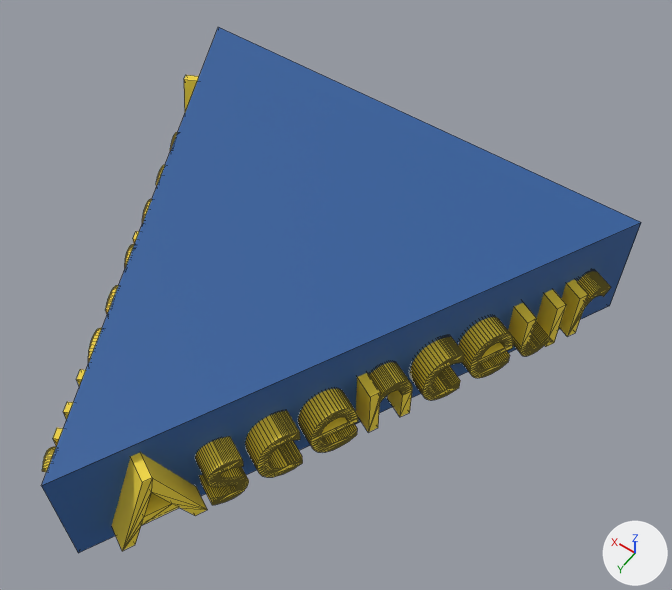
One commit to the FBX model ENSISAR/app/sampledata/models/Ascenseur.fbx: the scene before it, then after it.
Rendered twice from a camera (50 mm lens) standing at (-0.489, 0.589, 0.91) and looking at (-0.099, 0.042, 0.051). Lighting does not change. The marker at lower right points along +X, +Y and +Z. Mesh edges are drawn as thin lines. Where no turn or scale is listed for an object, it has been applied to the vertices.

Before the edit, the objects in view are built like this:
```python
me_cube = bpy.data.meshes.new('Cube')
me_cube.from_pydata([(0.317, 0.0, -0.079), (-0.317, 0.0, -0.079), (0.0, 0.634, 0.079), (0.317, 0.0, 0.079), (-0.317, 0.0, 0.079), (0.0, 0.634, -0.079)], [], [(1, 5, 0), (3, 0, 5, 2), (0, 3, 4, 1), (2, 5, 1, 4), (4, 3, 2)])
me_cube.materials.append(mat_material)  # blue #2c5c9a
me_text = bpy.data.meshes.new('Text')
me_text.from_pydata(...)  # 1414 vertices, 2097 faces; spans x 0.0..4.28, y -0.01..0.69, z -0.25..0.0
me_text.materials.append(mat_material_001)  # yellow #f5d93a
me_text_001 = bpy.data.meshes.new('Text.001')
me_text_001.from_pydata(...)  # 1414 vertices, 2097 faces; spans x 0.0..4.28, y -0.01..0.69, z -0.25..0.0
me_text_001.materials.append(mat_material_001)  # yellow #f5d93a
ob_cube = bpy.data.objects.new('Cube', me_cube)
ob_cube.location = (-0.036, -0.208, 0.036)
ob_text = bpy.data.objects.new('Text', me_text)
ob_text.location = (0.284, -0.156, -0.018)
ob_text.rotation_euler = (1.571, 0.0, 2.025)  # degrees (90, 0, 116)
ob_text.scale = (0.145, 0.169, 0.164)
ob_text_001 = bpy.data.objects.new('Text.001', me_text_001)
ob_text_001.location = (-0.083, 0.402, -0.018)
ob_text_001.rotation_euler = (1.571, 0.0, -2.025)  # degrees (90, 0, -116)
ob_text_001.scale = (0.145, 0.169, 0.169)
```
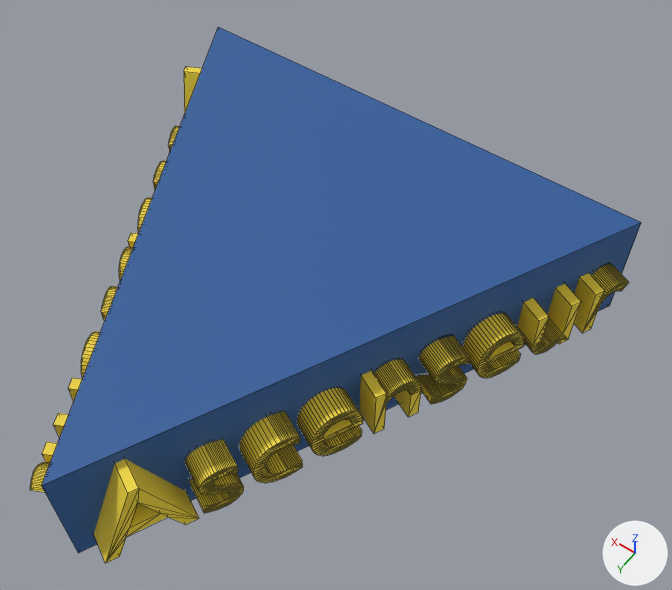
Pixel boxes (x1, y1, x2, y2) of what changed, in the pictures (672 x 590 px; the box of a moved part takes in the faces that stretch with it):
'Text.001', reshaped, moved, rescaled (7% wider, 7% taller): before (112, 271, 611, 551); after (94, 264, 629, 563)
'Text', reshaped, moved, rescaled (9% wider, 7% taller): before (42, 75, 199, 472); after (30, 67, 202, 492)
part 1 of me_text, moved or reshaped: before (42, 285, 118, 472); after (30, 286, 118, 492)
part 2 of me_text_001, moved or reshaped: before (410, 271, 611, 400); after (417, 264, 629, 404)

The edits, one by one:
me_text is used by ob_text; location (0.284, -0.156, -0.018); rotation (1.571, 0.0, 2.025), in degrees (90, 0, 116); scale (0.145, 0.169, 0.164).
me_text had 1414 vertices, 2097 faces and spanned x 0.0..4.28, y -0.01..0.69, z -0.25..0.0.
me_text now has 1486 vertices, 2205 faces and spans x 0.0..4.23, y -0.01..0.69, z -0.25..0.0.
me_text part 1: 76 vertices moved from x 2.99..4.17, y -0.01..0.46, z -0.25..0.0 to x 2.94..4.11, y -0.01..0.46, z -0.25..0.0; 526 vertices removed from x 2.51..4.28, y -0.01..0.46, z -0.25..0.0; 598 vertices added at x 2.51..4.23, y -0.01..0.46, z -0.25..0.0.
me_text_001 is used by ob_text_001; location (-0.083, 0.402, -0.018); rotation (1.571, 0.0, -2.025), in degrees (90, 0, -116); scale (0.145, 0.169, 0.169).
me_text_001 had 1414 vertices, 2097 faces and spanned x 0.0..4.28, y -0.01..0.69, z -0.25..0.0.
me_text_001 now has 1486 vertices, 2205 faces and spans x 0.0..4.23, y -0.01..0.69, z -0.25..0.0.
me_text_001 part 2: 76 vertices moved from x 2.99..4.17, y -0.01..0.46, z -0.25..0.0 to x 2.94..4.11, y -0.01..0.46, z -0.25..0.0; 526 vertices removed from x 2.51..4.28, y -0.01..0.46, z -0.25..0.0; 598 vertices added at x 2.51..4.23, y -0.01..0.46, z -0.25..0.0.
Object 'Text' (ob_text) moves from (0.284, -0.156, -0.018) to (0.297, -0.173, -0.018).
Object 'Text' (ob_text) is rescaled from (0.145, 0.169, 0.164) to (0.157, 0.169, 0.153).
Object 'Text.001' (ob_text_001) moves from (-0.083, 0.402, -0.018) to (-0.078, 0.422, -0.018).
Object 'Text.001' (ob_text_001) is rescaled from (0.145, 0.169, 0.169) to (0.157, 0.169, 0.169).
